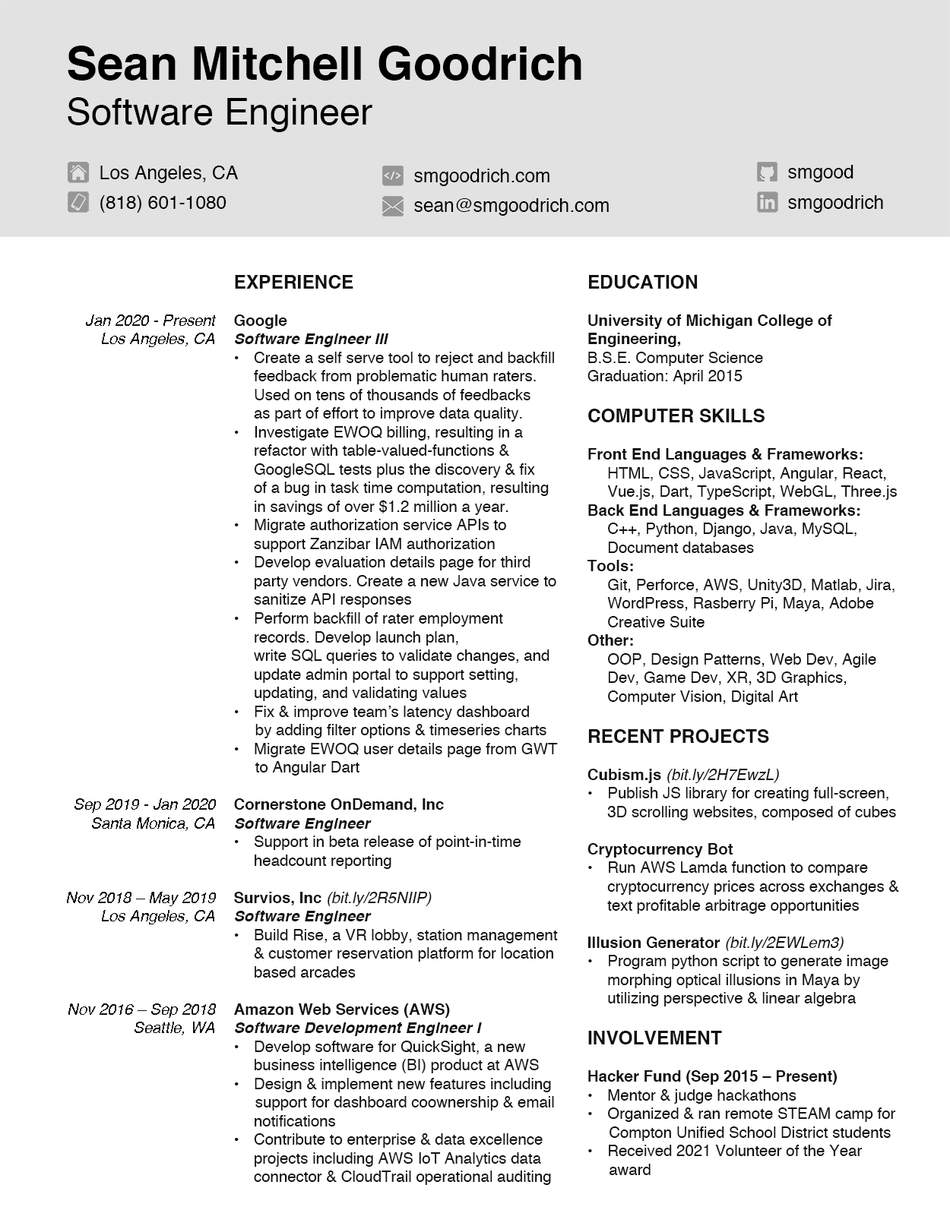
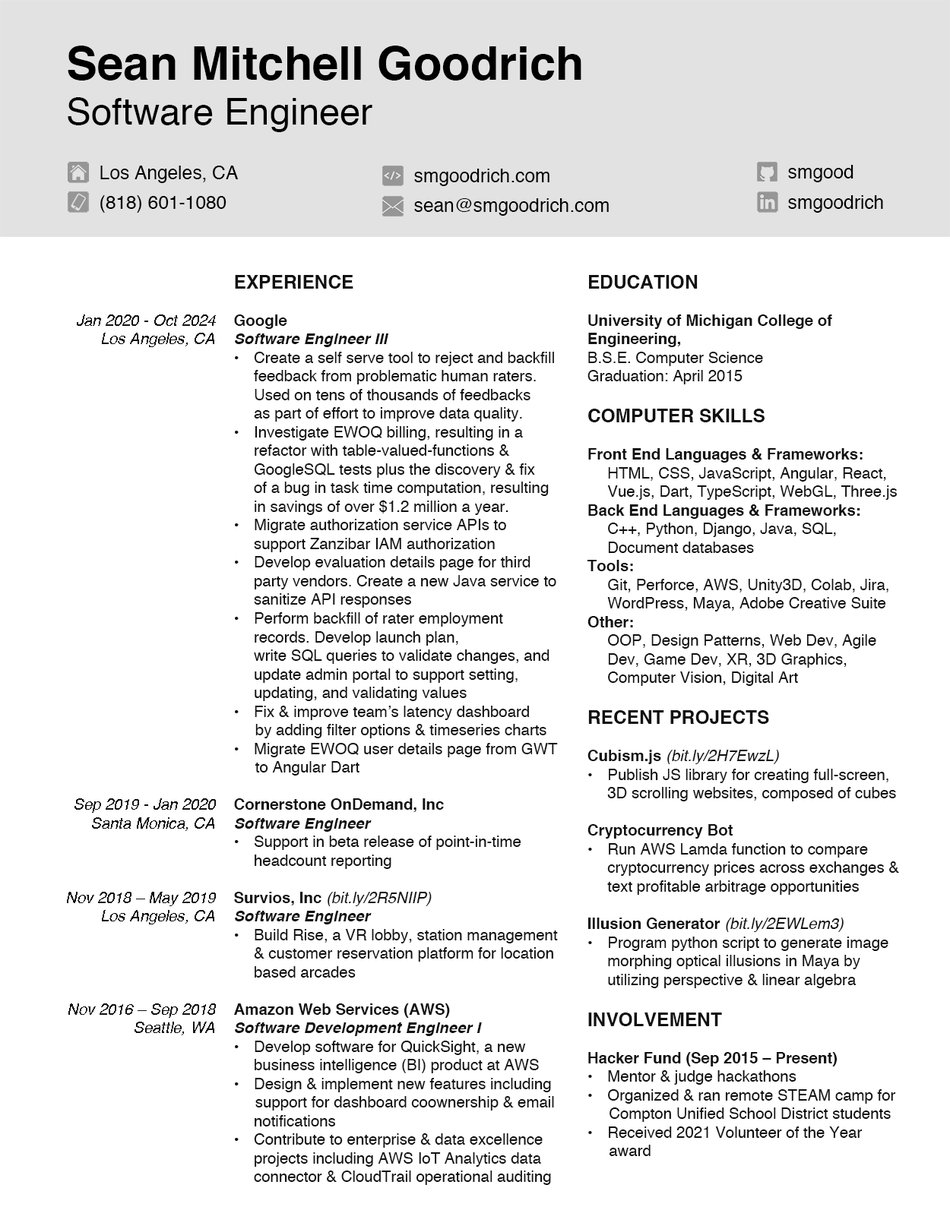
Layered file, before and after one edit (950 x 1229). Changes by layer:
painted on "Dates + Locations" over (76, 314, 216, 326)
painted on "Education + Skills" over (587, 522, 899, 1176)
